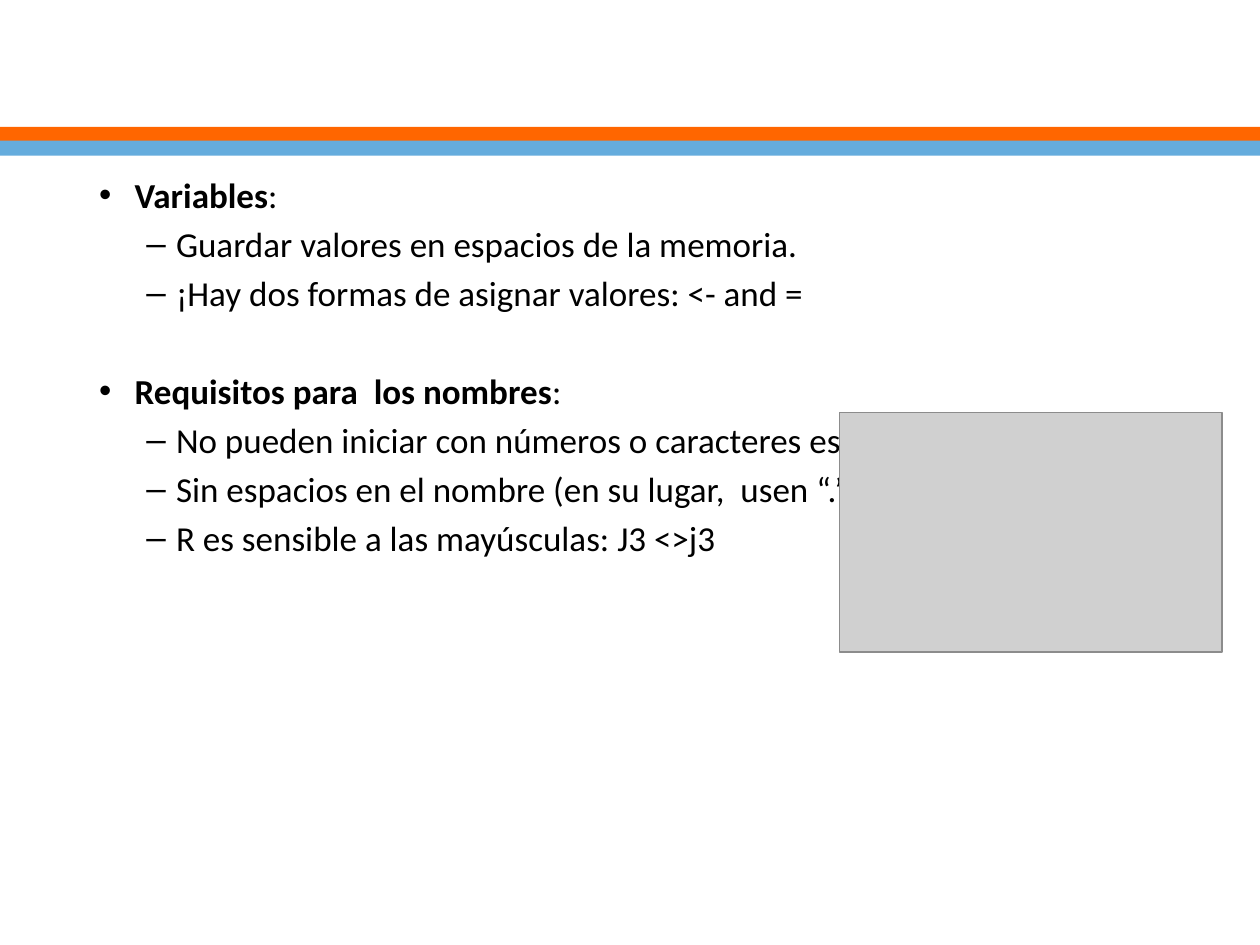
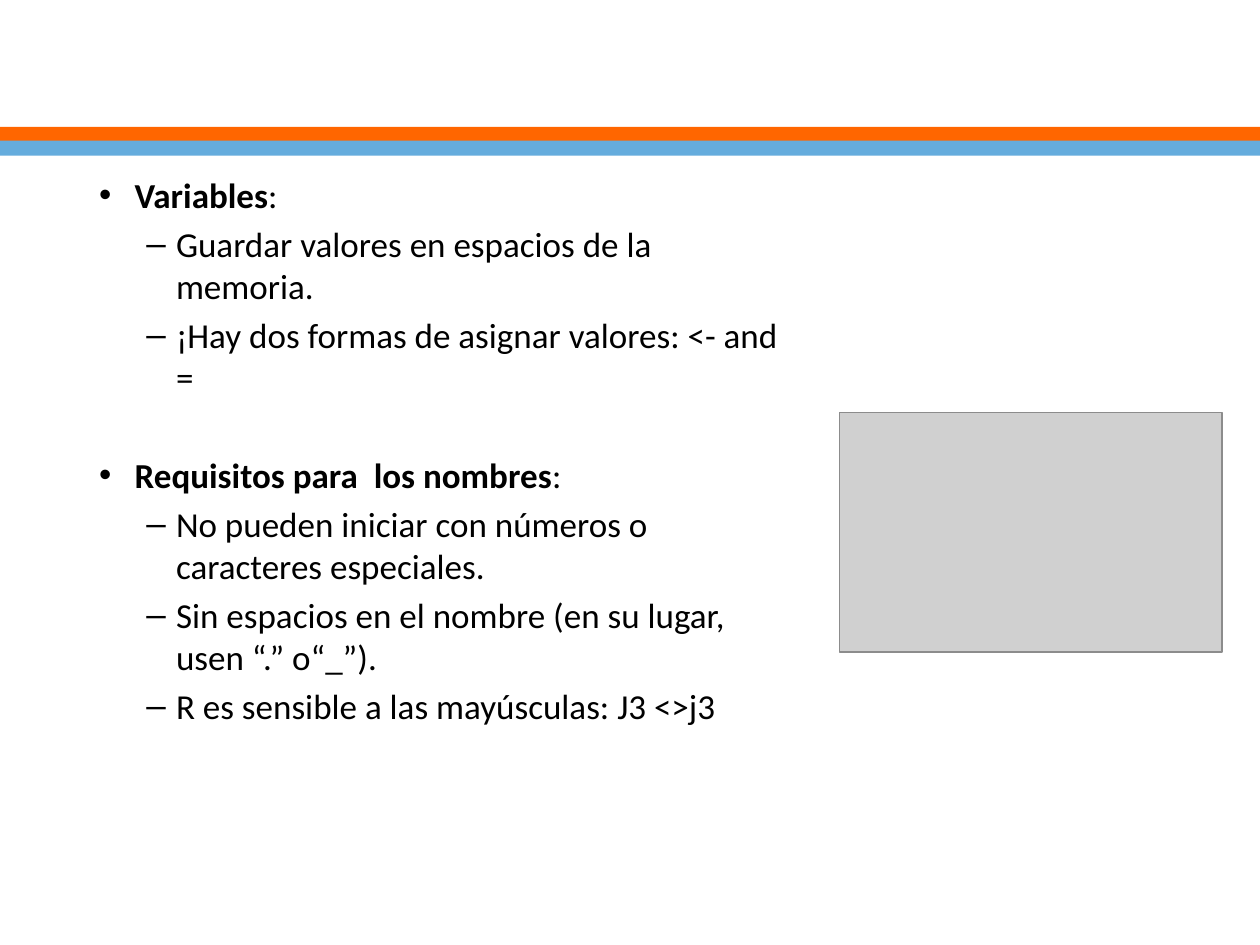
Before and after one commit to ejimenezdelgado/mineria_datos_lunes_3_2018, a slide deck: slide 13 of clase 7/clase 7.pptx. Drawn at 1260x945 pixels with LibreOffice and Linux fonts; fonts in the diff are those of the drawing; grey boxes stand for pictures; background and template pictures are left out. Boxes give left, top, right and bottom in pixels: in the first picture for what was removed or moved away, otherwise in the second. Text is boxed around its words. In the diff, an @@ line names an element or a change of style, - is before the commit and + after.

```diff
--- a/clase 7/clase 7.pptx
+++ b/clase 7/clase 7.pptx
@@ text "Variables:" rewrapped from (x1=135, y1=183, x2=964, y2=557) to (x1=135, y1=183, x2=778, y2=725) @@
```
Also in this commit, not shown: 4 other slides changed, 8 other files.
